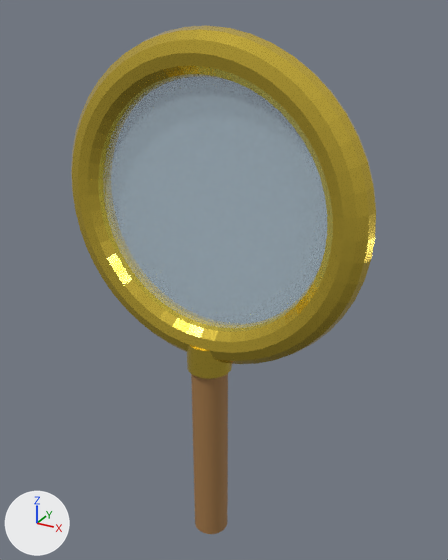
The FBX model assets/items/Magnifying Glass.fbx, before and after one commit.
Camera for both pictures: a 50 mm lens placed at (0.53, -0.905, 0.324), pointed at (0.011, 0.038, -0.148). Arrows for +X, +Y and +Z are at lower left; the lights stay in place. The first picture is the older version. Where no turn or scale is listed for an object, it has been applied to the vertices.
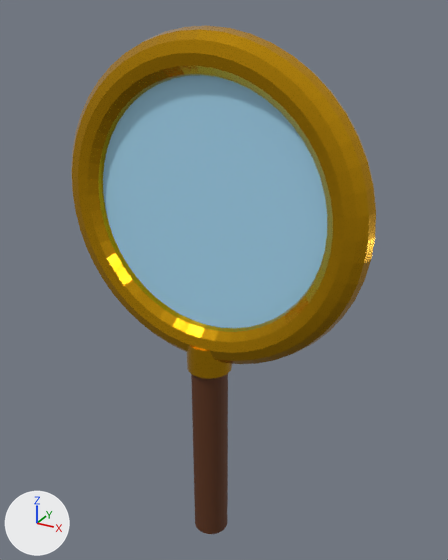
Where the newer file only moved an object's origin or applied its transform, the numbers keep the older frame.

What the commit changed:
Picture 'Magnifying_Glass_Glass_005_flat' (img_magnifying_glass_glass_005_flat) is new.
Picture 'Magnifying_Glass_Brown_004_flat' (img_magnifying_glass_brown_004_flat) is new.
Picture 'Magnifying_Glass_Gold_007_flat' (img_magnifying_glass_gold_007_flat) is new.
In material 'Gold.007' (mat_gold_007), base_color is no longer (0.88, 0.65, 0.08), yellow #f1d350.
In material 'Gold.007' (mat_gold_007), texture is now set to img_magnifying_glass_gold_007_flat, with its transparency.
In material 'Brown.004' (mat_brown_004), base_color is no longer (0.35, 0.18, 0.06), brown #a07645.
In material 'Brown.004' (mat_brown_004), texture is now set to img_magnifying_glass_brown_004_flat, with its transparency.
In material 'Glass.005' (mat_glass_005), base_color is no longer (0.65, 0.85, 0.95), pale blue #d3edf9.
In material 'Glass.005' (mat_glass_005), alpha goes from 0.25 to 1.0.
In material 'Glass.005' (mat_glass_005), texture is now set to img_magnifying_glass_glass_005_flat, with its transparency.

Where the change shows, as pixel boxes [x1, y1, x2, y2] in the pictures (448 x 560 px):
'Cylinder', surface changed: [103, 75, 327, 328] in both
'Torus.170', surface changed (darker): [71, 25, 376, 364] in both
'Cylinder.001', surface changed (darker): [191, 374, 228, 534] in both
'Cylinder.002', surface changed: [187, 345, 232, 379] in both
